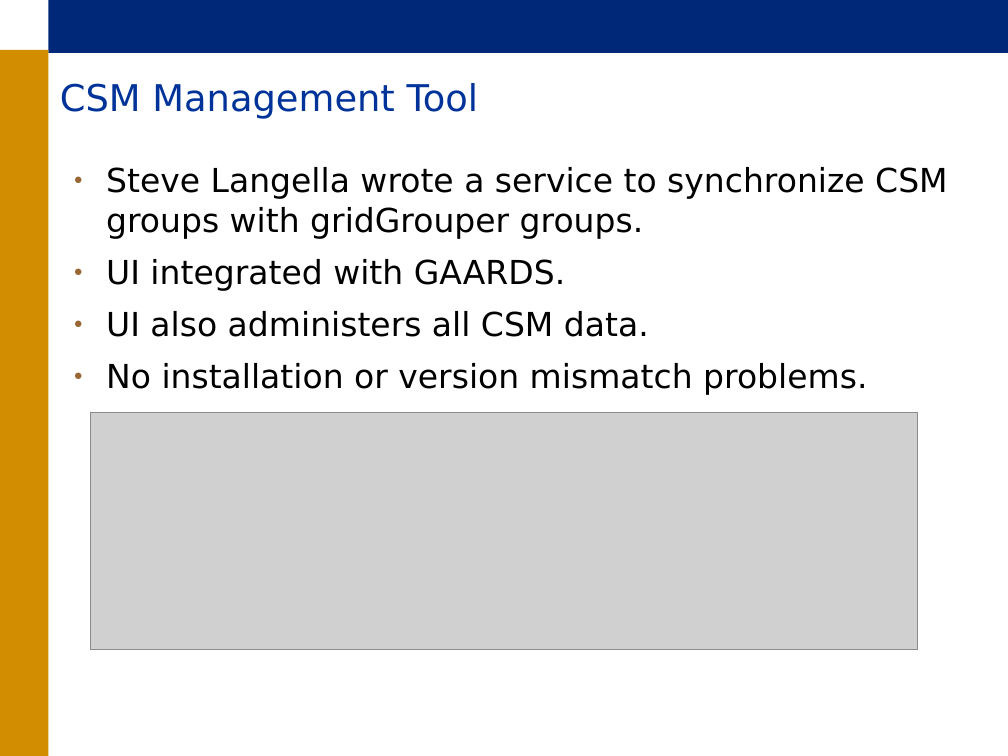
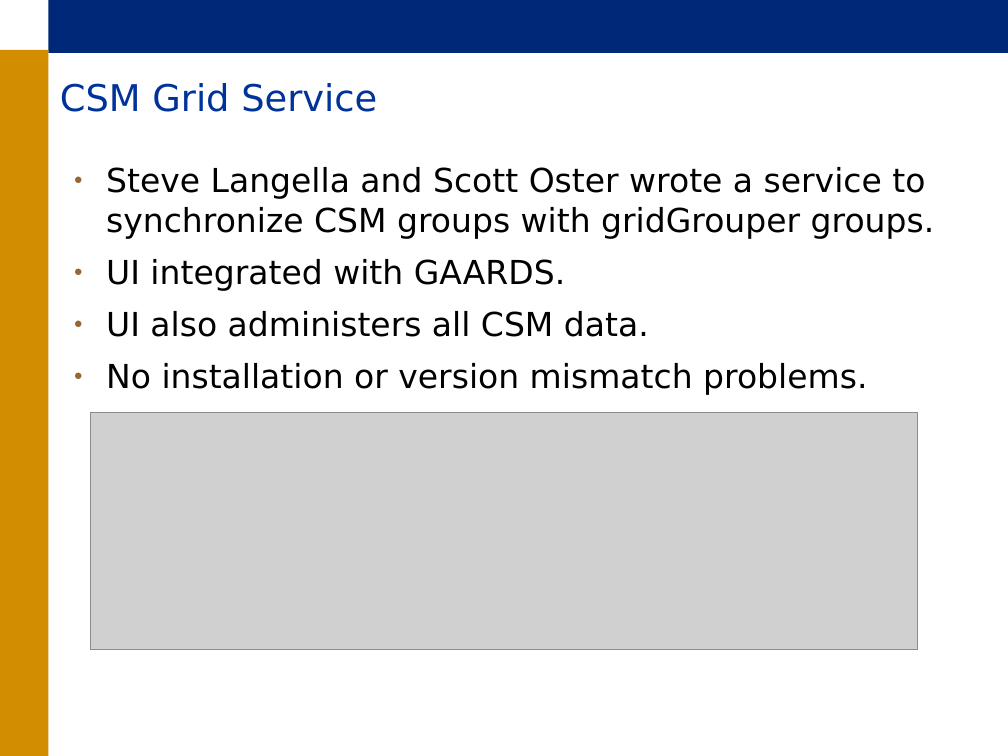
Before and after one commit to NCIP/cagrid-docs, a slide deck: slide 15 of general/meetings/UGM/2010-01-21_CSM-caCORE DataService Integration.ppt. Drawn at 1008x756 pixels with LibreOffice and Linux fonts; fonts in the diff are those of the drawing; grey boxes stand for pictures; background and template pictures are left out. Boxes give left, top, right and bottom in pixels: in the first picture for what was removed or moved away, otherwise in the second. Text is boxed around its words. In the diff, an @@ line names an element or a change of style, - is before the commit and + after.

```diff
--- a/general/meetings/UGM/2010-01-21_CSM-caCORE DataService Integration.ppt
+++ b/general/meetings/UGM/2010-01-21_CSM-caCORE DataService Integration.ppt
@@ title at bbox=[60, 83, 377, 112]: text changed @@
-CSM Management Tool
+CSM Grid Service
@@ text at bbox=[106, 167, 935, 239]: text changed @@
-● Steve Langella wrote a service to synchronize CSM groups with gridGrouper groups.
+● Steve Langella and Scott Oster wrote a service to synchronize CSM groups with gridGrouper groups.
```
Also in this commit, not shown: 2 slides added.
